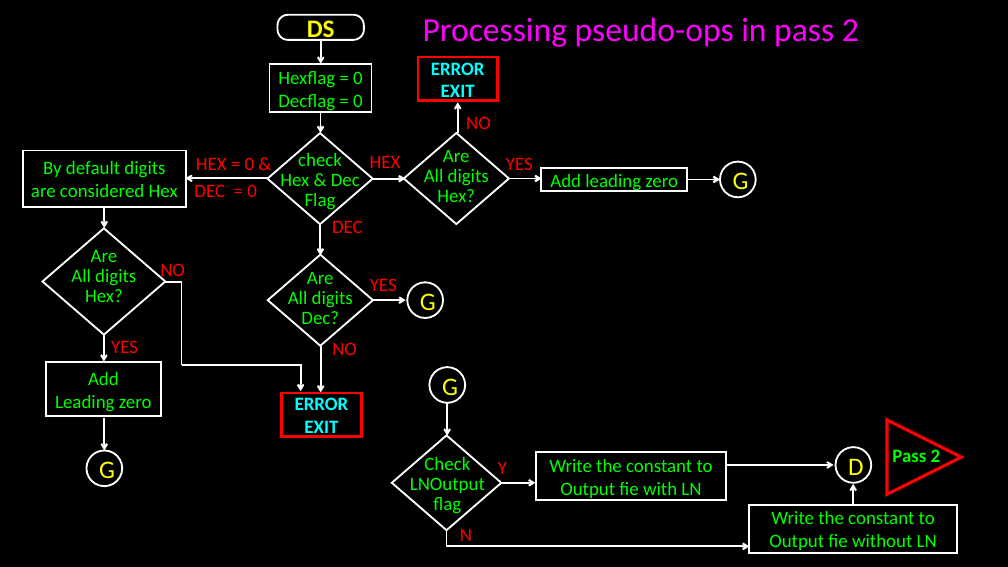
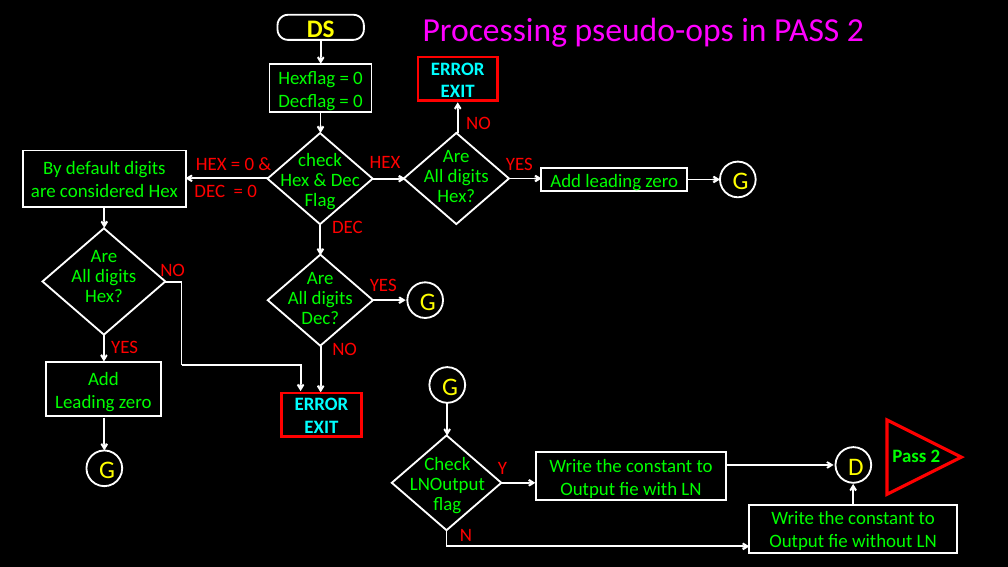
Before and after one commit to bondeabhijeet/8085, a slide deck: slide 21 of Pass 1 8085.pptx (slide 18 before the commit). Drawn at 1008x567 pixels with LibreOffice and Linux fonts; fonts in the diff are those of the drawing. Boxes give left, top, right and bottom in pixels: in the first picture for what was removed or moved away, otherwise in the second. Text is boxed around its words. In the diff, an @@ line names an element or a change of style, - is before the commit and + after.

Commit message:
added Pass1 pseudoop flowcharts

```diff
--- a/Pass 1 8085.pptx
+++ b/Pass 1 8085.pptx
@@ text at (423, 17, 864, 47): text changed @@
-Processing pseudo-ops in pass 2
+Processing pseudo-ops in PASS 2
```
Also in this commit, not shown: 1 other slide changed, 3 slides added, 5 other files.
